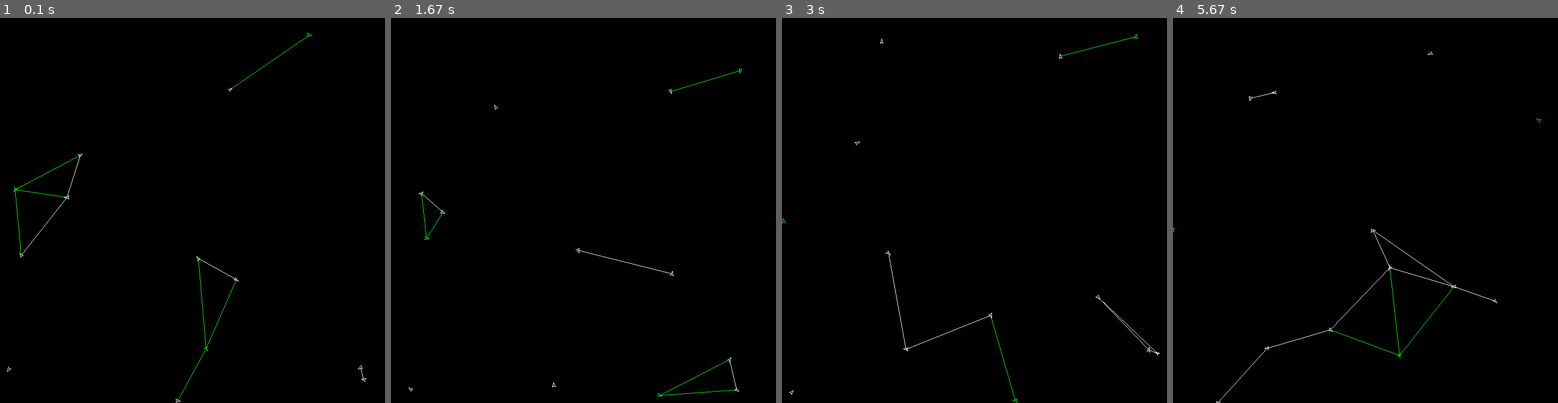
Above: before the commit, frames 1-4 (left to right).
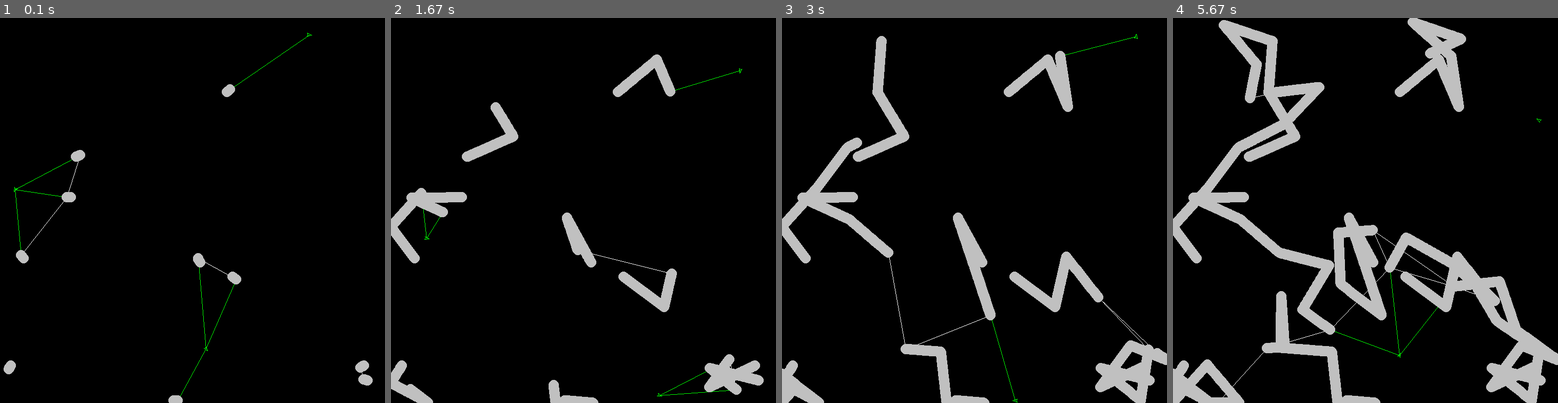
Above: after the commit, the same moments.

Repository: LouisDeOliveira/Projet_VA
Game: pygame game, started from pygame_messages.py
Two runs of this game, one before a commit and one after it. Both use one fixed random seed, a clock stepped at 60 frames per second and the inputs below.
Inputs:
- Up to frame 1 (0.1 s): no input
- Up to frame 2 (1.67 s): no input
- Up to frame 3 (3 s): no input
- Up to frame 4 (5.67 s): no input

The runs differ from the first frame. In frame 1, 0.8% of the frame differs, in the area x 0-97%, y 17-100%; in frame 2, 5.2%; in frame 3, 9.1%; in frame 4, 16%, in the area x 0-100%, y 0-100%.

Commit message:
update de pygame-messages.py avec projection de l'espace déjà couvert

Diff:
--- a/pygame_messages.py
+++ b/pygame_messages.py
@@ -13,6 +13,9 @@
 lightred = (255, 100, 100)
 purple = (102, 0, 102)
 lightpurple = (153, 0, 153)
+
+circle_list = []
+
 
 #Basé sur le fichier de Louis du 09/03/21
 
@@ -425,6 +428,15 @@
 
 
 
+    def map_circle_c(self):
+        for agent in self.Agent_list:
+            if type(agent)==Chercheur:
+                circle_list.append((agent.x, agent.y))
+        for coord in circle_list:
+            pygame.draw.circle(screen, shadow, coord, 10)
+
+
+
 def distance(Agent1, Agent2):
     """ distance entre deux agents """
     x1, y1 = Agent1.x, Agent1.y
@@ -462,6 +474,7 @@
         for agent in env.Agent_list:
             agent.display()
         env.draw_graph()
+        env.map_circle_c()
         pygame.display.update()
         screen.fill((0, 0, 0))
         # Setting FPS
